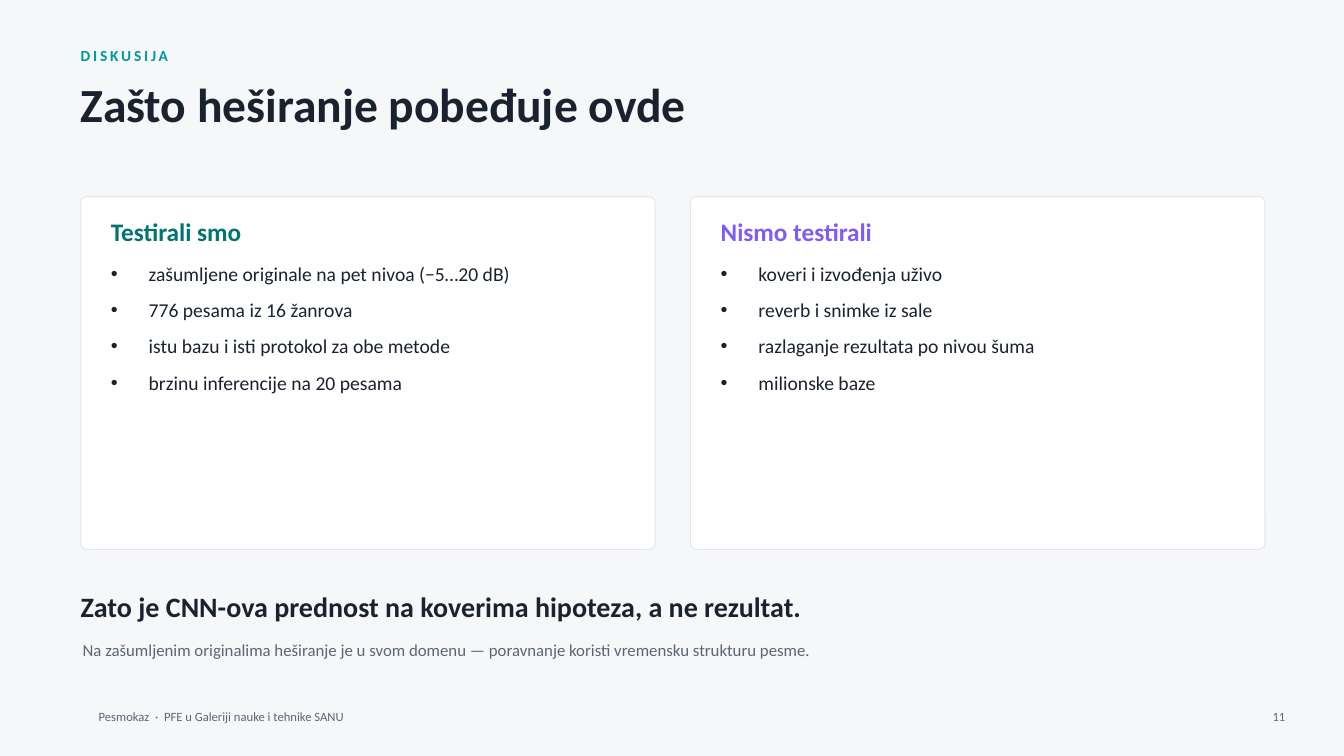
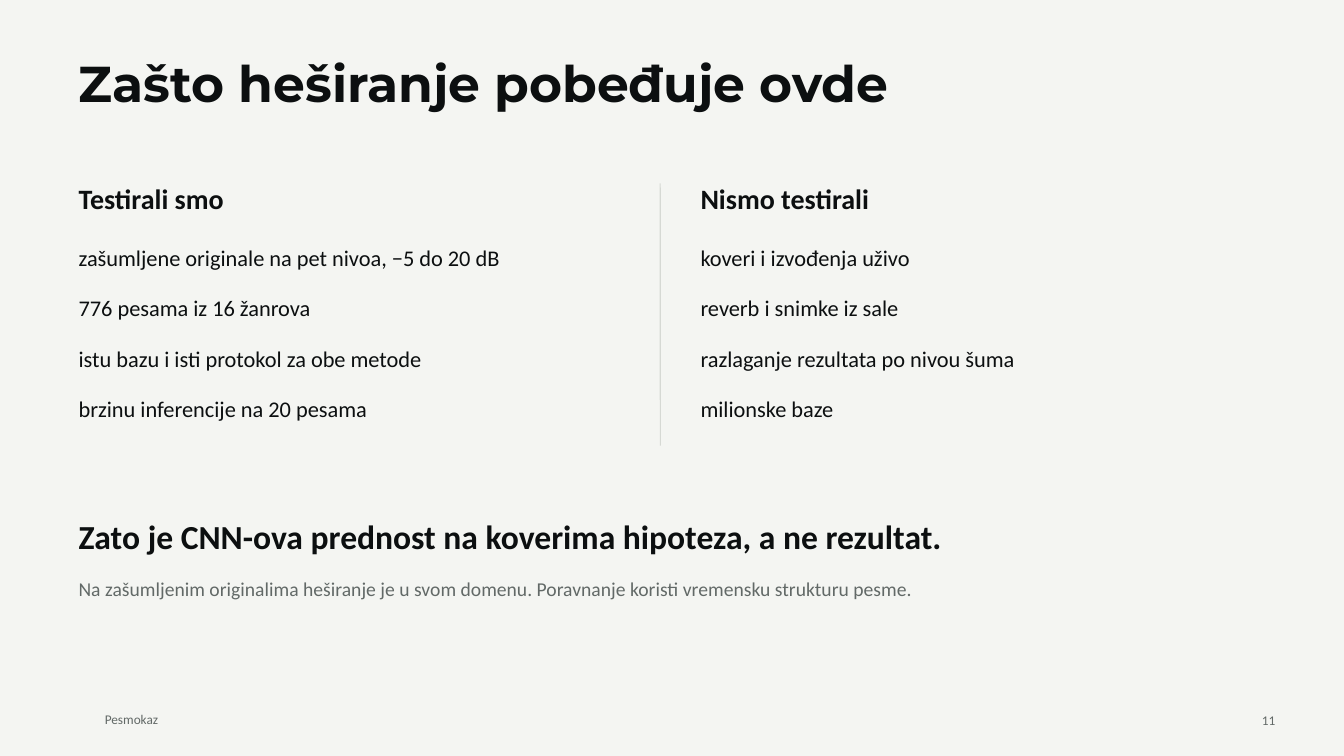
Before and after one commit to MaliBalavi/presentations, a slide deck: slide 11 of decks/pesmokaz/deck.pptx. Drawn at 1344x756 pixels with LibreOffice and Linux fonts; fonts in the diff are those of the drawing; background and template pictures are left out. Boxes give left, top, right and bottom in pixels: in the first picture for what was removed or moved away, otherwise in the second. Text is boxed around its words. In the diff, an @@ line names an element or a change of style, - is before the commit and + after.

```diff
--- a/decks/pesmokaz/deck.pptx
+++ b/decks/pesmokaz/deck.pptx
@@ background #F6F7F9 to #F4F5F2 @@
@@ text "Zašto heširanje pobeđuje ovde": place and size @@
-text "Zašto heširanje pobeđuje ovde" at bbox=[81, 88, 686, 130]
+text "Zašto heširanje pobeđuje ovde" at bbox=[79, 62, 888, 112]
@@ text "Zašto heširanje pobeđuje ovde" at bbox=[79, 62, 888, 112]: size 34 to 36 pt, font Calibri to Montserrat, text colour #1A2230 to #0C0F10; line spacing 1 to 0.95 @@
@@ text removed at bbox=[81, 51, 168, 61] @@
-DISKUSIJA
@@ text "Testirali smo": place and size @@
-text "Testirali smo" at bbox=[111, 223, 241, 242]
+text "Testirali smo" at bbox=[79, 189, 224, 210]
@@ text "Testirali smo" at bbox=[79, 189, 224, 210]: size 18 to 20 pt, text colour #007373 to #0C0F10 @@
@@ rounded rectangle removed at bbox=[81, 197, 655, 549] @@
@@ line added from (660, 184) to (660, 446), #D6D9D4 0.75 pt @@
@@ rounded rectangle removed at bbox=[691, 197, 1265, 549] @@
@@ text "Nismo testirali": place and size @@
-text "Nismo testirali" at bbox=[721, 223, 872, 241]
+text "Nismo testirali" at bbox=[701, 189, 869, 210]
@@ text "Nismo testirali" at bbox=[701, 189, 869, 210]: size 18 to 20 pt, text colour #7C5CFC to #0C0F10 @@
@@ text added at bbox=[79, 250, 500, 270], 16 pt, text #0C0F10 @@
+zašumljene originale na pet nivoa, −5 do 20 dB
@@ text at bbox=[149, 267, 510, 320]: paragraphs removed @@
-• zašumljene originale na pet nivoa (−5…20 dB)
-• 776 pesama iz 16 žanrova
@@ text "koveri i izvođenja uživo" at bbox=[701, 250, 909, 270]: size 14 to 16 pt, text colour #1A2230 to #0C0F10; bullet • to none; less space between paragraphs @@
@@ text "koveri i izvođenja uživo": place and size @@
-text "koveri i izvođenja uživo" at bbox=[758, 267, 1034, 390]
+text "koveri i izvođenja uživo" at bbox=[701, 250, 909, 270]
@@ text added at bbox=[79, 300, 310, 320], 16 pt, text #0C0F10 @@
+776 pesama iz 16 žanrova
@@ text added at bbox=[701, 300, 899, 316], 16 pt, text #0C0F10 @@
+reverb i snimke iz sale
@@ text at bbox=[758, 303, 1034, 390]: paragraphs removed @@
-• reverb i snimke iz sale
-• razlaganje rezultata po nivou šuma
-• milionske baze
@@ text "istu bazu i isti protokol ...": place and size @@
-text "istu bazu i isti protokol ..." at bbox=[149, 267, 510, 394]
+text "istu bazu i isti protokol ..." at bbox=[79, 351, 422, 371]
@@ text "istu bazu i isti protokol ..." at bbox=[79, 351, 422, 371]: size 14 to 16 pt, text colour #1A2230 to #0C0F10; bullet • to none; less space between paragraphs @@
@@ text added at bbox=[701, 351, 1014, 371], 16 pt, text #0C0F10 @@
+razlaganje rezultata po nivou šuma
@@ text at bbox=[149, 376, 402, 394]: paragraph removed @@
-• brzinu inferencije na 20 pesama
@@ text added at bbox=[79, 401, 367, 421], 16 pt, text #0C0F10 @@
+brzinu inferencije na 20 pesama
@@ text added at bbox=[701, 401, 833, 417], 16 pt, text #0C0F10 @@
+milionske baze
@@ text "Zato je CNN-ova prednost na ...": place and size @@
-text "Zato je CNN-ova prednost na ..." at bbox=[81, 597, 801, 622]
+text "Zato je CNN-ova prednost na ..." at bbox=[79, 525, 942, 555]
@@ text "Zato je CNN-ova prednost na ..." at bbox=[79, 525, 942, 555]: size 20 to 24 pt, text colour #1A2230 to #0C0F10 @@
@@ text at bbox=[79, 582, 911, 600]: text changed; size 12 to 14 pt; text colour #5B6675 to #626967 @@
-Na zašumljenim originalima heširanje je u svom domenu — poravnanje koristi vremensku strukturu pesme.
+Na zašumljenim originalima heširanje je u svom domenu. Poravnanje koristi vremensku strukturu pesme.
@@ text removed at bbox=[99, 712, 343, 723] @@
-Pesmokaz · PFE u Galeriji nauke i tehnike SANU
@@ text added at bbox=[105, 715, 158, 724], 9.5 pt, text #626967 @@
+Pesmokaz
@@ page number at bbox=[1262, 716, 1275, 725]: size 9 to 9.5 pt, text colour #5B6675 to #626967 @@
```
Also in this commit, not shown: 15 other slides changed, 2 slides removed, 8 other files.
